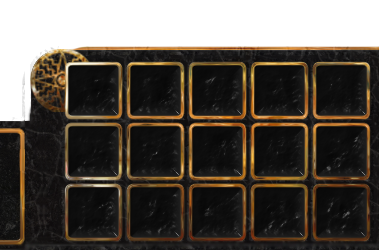
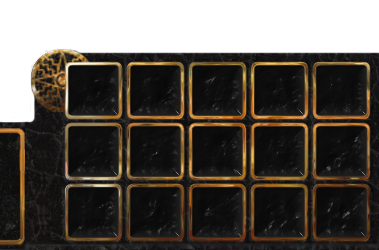
Revision of a layered 379px x 250px image; what changed, layer by layer:
painted on "Camada 1" over [left=0, top=46, right=379, bottom=123]
